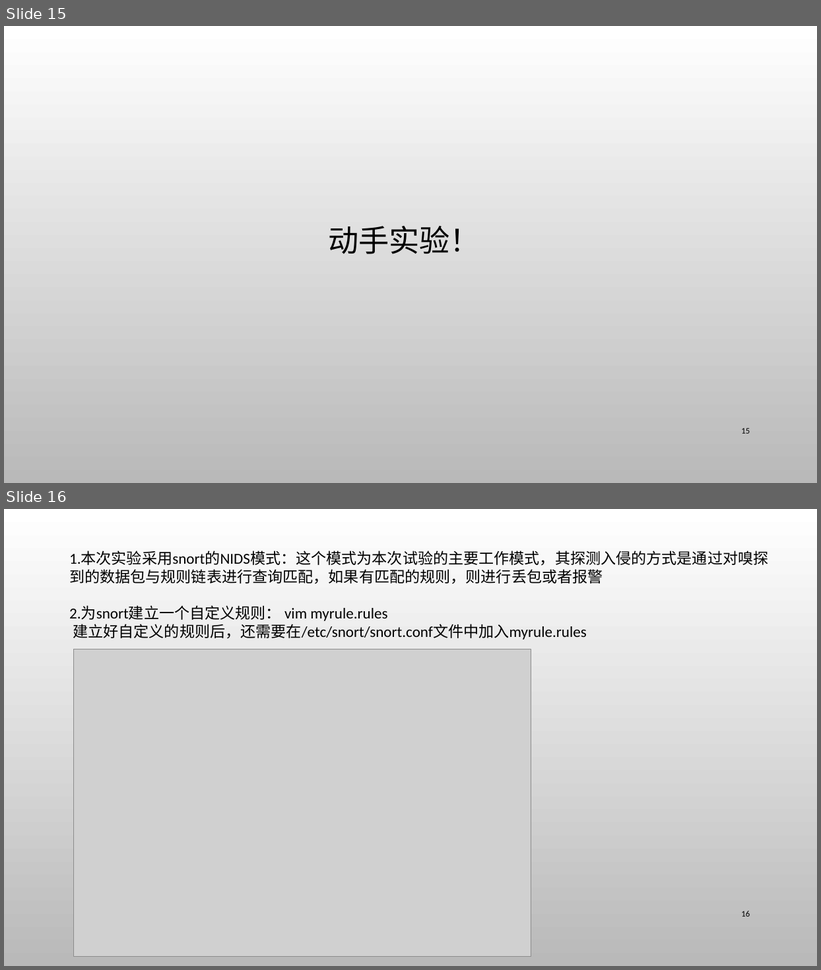
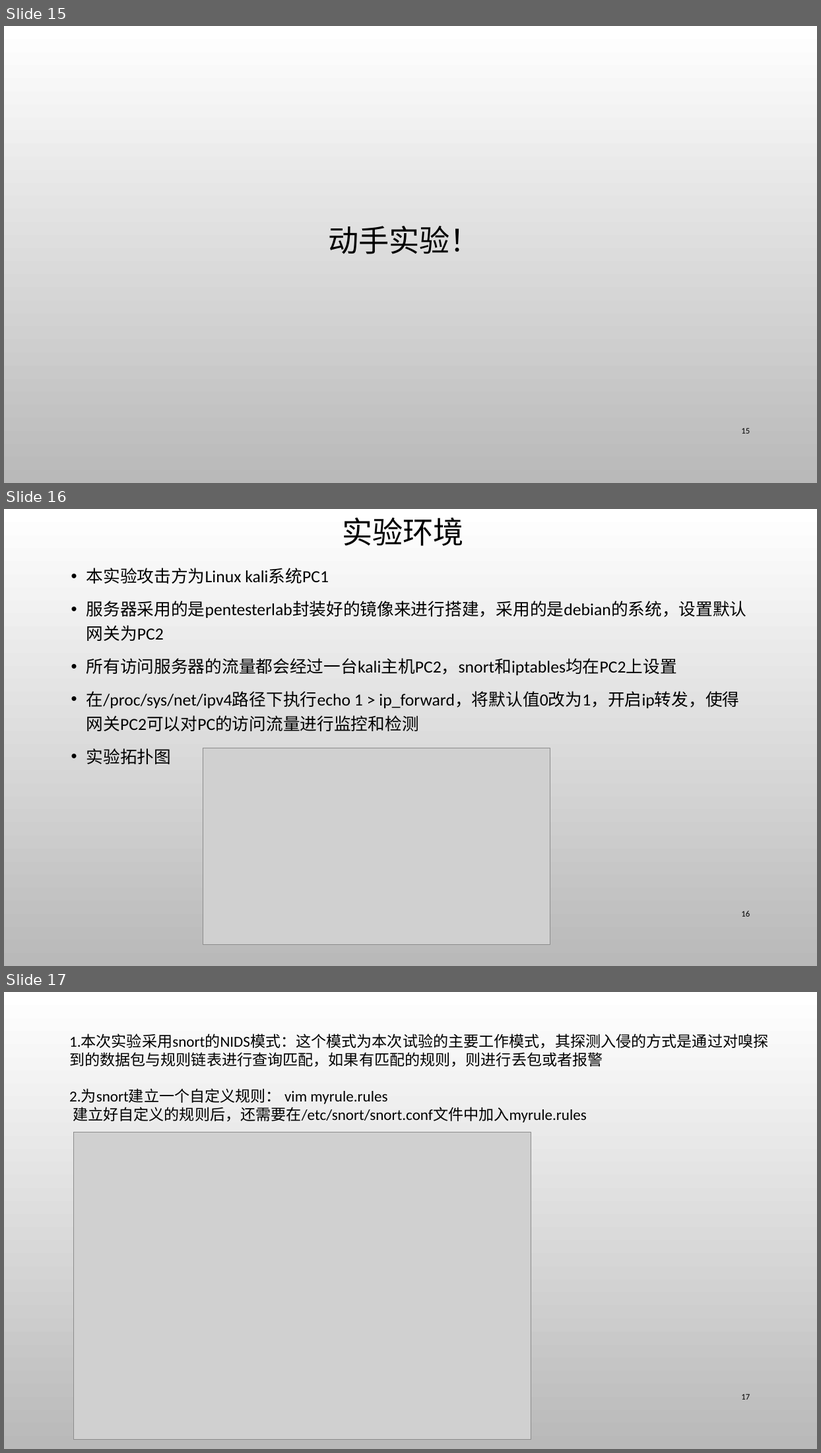
Before and after one commit to CUCCS/ns, a slide deck: 2016-2/HJJ_ZL/flippedclassroom/Snort入侵检测防御系统.pptx. Shown one above the other, each under a label of ours: slides 15 and 16 before the commit, slides 15, 16 and 17 after it. The pictures are 821x970 and 821x1453 pixels, drawn with LibreOffice and Linux fonts; fonts in the diff are those of the drawing; grey boxes stand for pictures; background and template pictures are left out. Boxes give left, top, right and bottom in pixels: in the first picture for what was removed or moved away, otherwise in the second. Text is boxed around its words. In the diff, an @@ line names an element or a change of style, - is before the commit and + after.

Commit message:
Snort入侵检测防御系统
修改了之前ppt叙述不准确的地方和文字错误。

```diff
--- a/2016-2/HJJ_ZL/flippedclassroom/Snort入侵检测防御系统.pptx
+++ b/2016-2/HJJ_ZL/flippedclassroom/Snort入侵检测防御系统.pptx
@@ slide 16 added at (4, 509, 817, 966), background picture (left out) @@
@@ title added at (342, 518, 464, 546), 36 pt, text #000000 @@
+实验环境
@@ text added at (86, 568, 747, 764), 20 pt, text #000000 @@
+• 本实验攻击方为Linux kali系统PC1
+• 服务器采用的是pentesterlab封装好的镜像来进行搭建，采用的是debian的系统，设置默认网关为PC2
+• 所有访问服务器的流量都会经过一台kali主机PC2，snort和iptables均在PC2上设置
+• 在/proc/sys/net/ipv4路径下执行echo 1 > ip_forward，将默认值0改为1，开启ip转发，使得网关PC2可以对PC的访问流量进行监控和检测
+• 实验拓扑图
@@ picture added at (203, 748, 550, 945) @@
@@ page number added at (741, 911, 750, 917), 10 pt, text #000000 @@
+16
@@ what was slide 16 is now slide 17 @@
@@ page number at (741, 1394, 750, 1400): text changed @@
-16
+17
```
Also in this commit, not shown: 9 slides changed, 3 other slides added.
